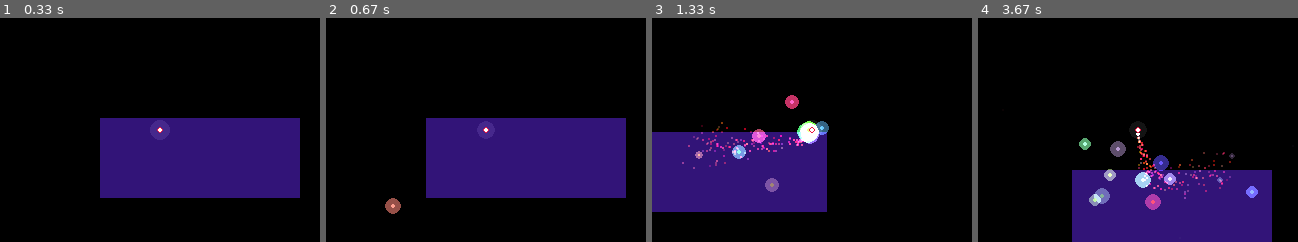
Above: before the commit, frames 1-4 (left to right).
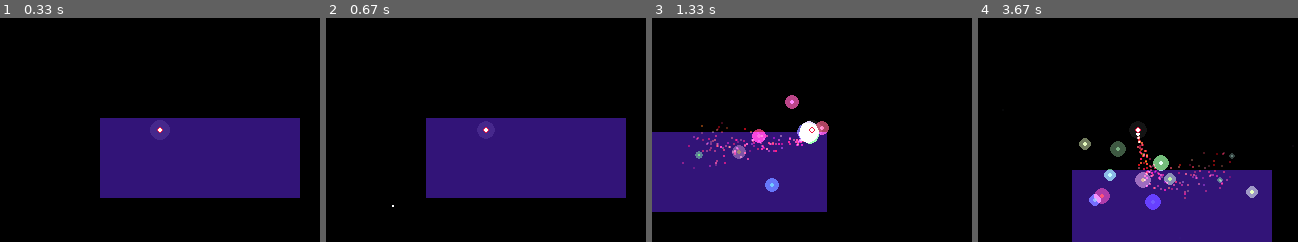
Above: after the commit, the same moments.

Repository: JerryLin1/PyGameShenanigans
Game: pygame game, started from test_game/main.py
The game is run twice, just before and just after one commit, with the same random seed, the same clock (stepped at 60 frames per second) and the same inputs.
Inputs (mouse positions are in pixels of both pictures, inside the frame that each line leads up to):
- Up to frame 1 (0.33 s): no input
- Up to frame 2 (0.67 s): press the mouse at (473, 138) at 0.37 s; move the mouse to (530, 132) at 0.47 s; release the mouse at (588, 123) at 0.6 s
- Up to frame 3 (1.33 s): hold D 0.67-1.13 s; move the mouse to (812, 143) at 0.7 s; tap Space at 0.73, 1.03, 1.23 s; hold W from 1.17 s (still down)
- Up to frame 4 (3.67 s): release W at 1.47 s; hold D 1.5-1.97 s; tap Space at 1.57, 1.87, 2.07, 2.37, 2.63, 2.97, 3.27, 3.4 s; hold A 2-2.53 s; hold S 2.57-2.87 s; hold A 2.9-3.3 s; hold W from 3.33 s (still down)

Frame 1 is identical in both runs. In frame 2, 0.3% of the frame differs, in the area x 18-24%, y 80-88%; in frame 3, 1.5%; in frame 4, 2.5%, in the area x 31-88%, y 52-86%.

Commit message:
timer toggle, shoot imp

Diff:
--- a/test_game/helpers.py
+++ b/test_game/helpers.py
@@ -120,3 +120,7 @@
 
     def reset(self):
         self.elapsed = 0
+
+    def toggle_active(self):
+        self.is_active = not self.is_active
+        return self.is_active
--- a/test_game/player.py
+++ b/test_game/player.py
@@ -22,7 +22,8 @@
         self.speed = 2
         self.timers = {
             # This will call trail_particle ever 5 ms when moving
-            "trail": Timer(5, self.trail_particle, is_active=False)
+            "trail": Timer(5, self.trail_particle, is_active=False),
+            "shoot": Timer(250, self.shoot_particle, is_active=False)
         }
         self.light = Particle(position=self.position,
                               color=(20, 20, 20),
@@ -62,6 +63,10 @@
         for event in init.events:
             if event.type == pygame.MOUSEBUTTONDOWN:
                 self.shoot_particle()
+                self.timers["shoot"].is_active = True
+                self.timers["shoot"].reset()
+            elif event.type == pygame.MOUSEBUTTONUP:
+                self.timers["shoot"].is_active = False
 
         self.prev_keys = self.keys
 
@@ -89,12 +94,10 @@
         diff_vec = mouse_pos - self.position
         diff_vec = diff_vec.normalize() * shoot_force
         init_entity(ParticleCircle(position=copy_vector2(self.position),
-                                   color=get_random_color(100, 255, 0, 100, 0,
-                                                          100),
-                                   radius=2,
+                                   color=(255, 255, 255),
+                                   radius=1,
                                    lifespan=5000,
-                                   vel=diff_vec,
-                                   lights=[8]))
+                                   vel=diff_vec))
 
     def draw(self, surface):
         draw_circle(surface, (219, 0, 44), self.position, 3)
